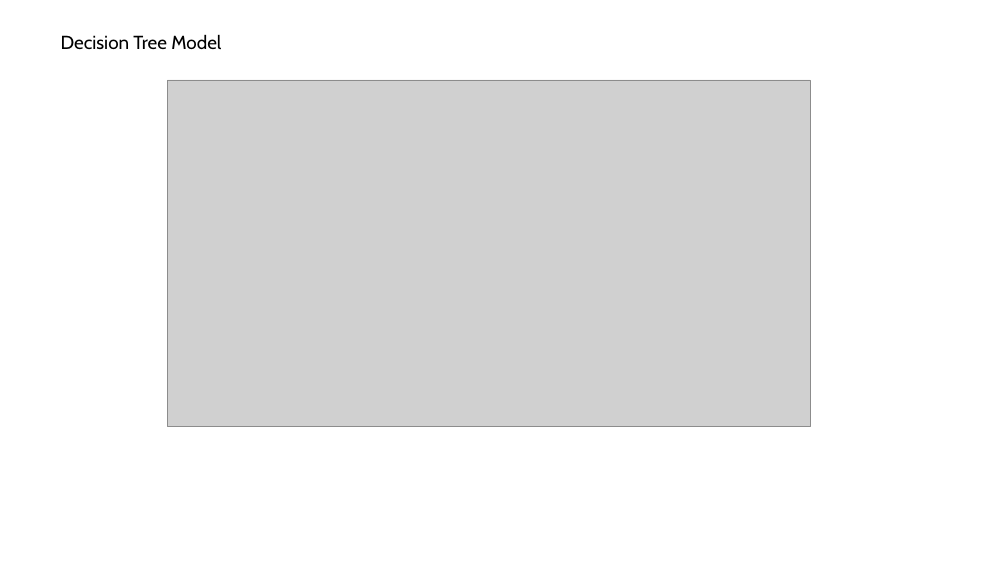
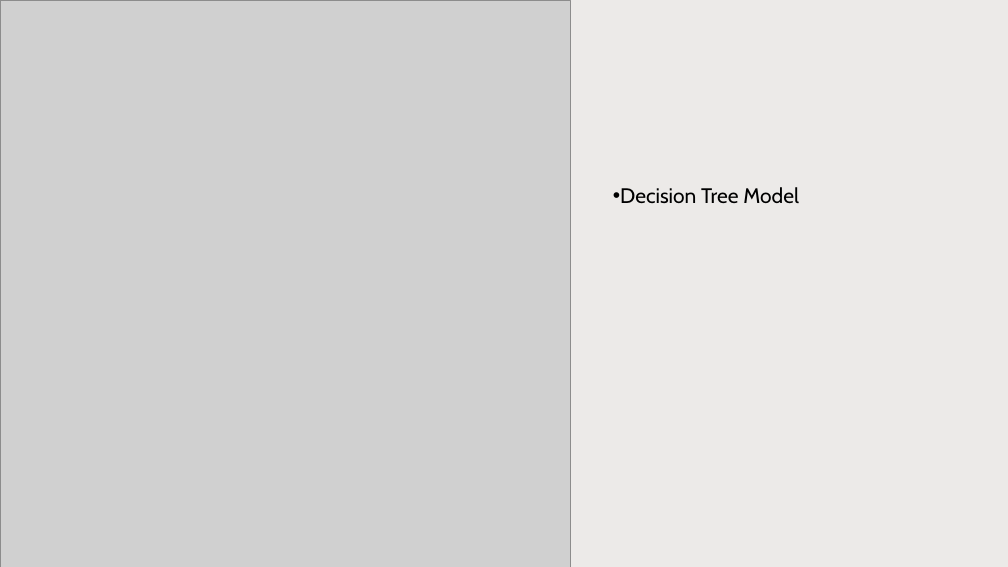
Before and after one commit to vrsyvby/MLAssignmentPartA, a slide deck: slide 4 of Question5MLAssignmentPartA.pptx. Drawn at 1008x567 pixels with LibreOffice and Linux fonts; fonts in the diff are those of the drawing; grey boxes stand for pictures. Boxes give left, top, right and bottom in pixels: in the first picture for what was removed or moved away, otherwise in the second. Text is boxed around its words. In the diff, an @@ line names an element or a change of style, - is before the commit and + after.

```diff
--- a/Question5MLAssignmentPartA.pptx
+++ b/Question5MLAssignmentPartA.pptx
@@ picture added at [0,0,571,567] @@
@@ rectangle added at [395,0,1008,567], fill #82766A at 15% opacity @@
@@ picture removed at [168,80,811,427] @@
@@ text "Decision Tree Model": place and size @@
-text "Decision Tree Model" at [61,34,221,49]
+text "Decision Tree Model" at [620,187,799,203]
@@ text "Decision Tree Model" at [620,187,799,203]: size 18 to 20 pt; bullet none to •; line spacing 1 to 0.9; more space between paragraphs @@
```
Also in this commit, not shown: 8 other slides changed.
